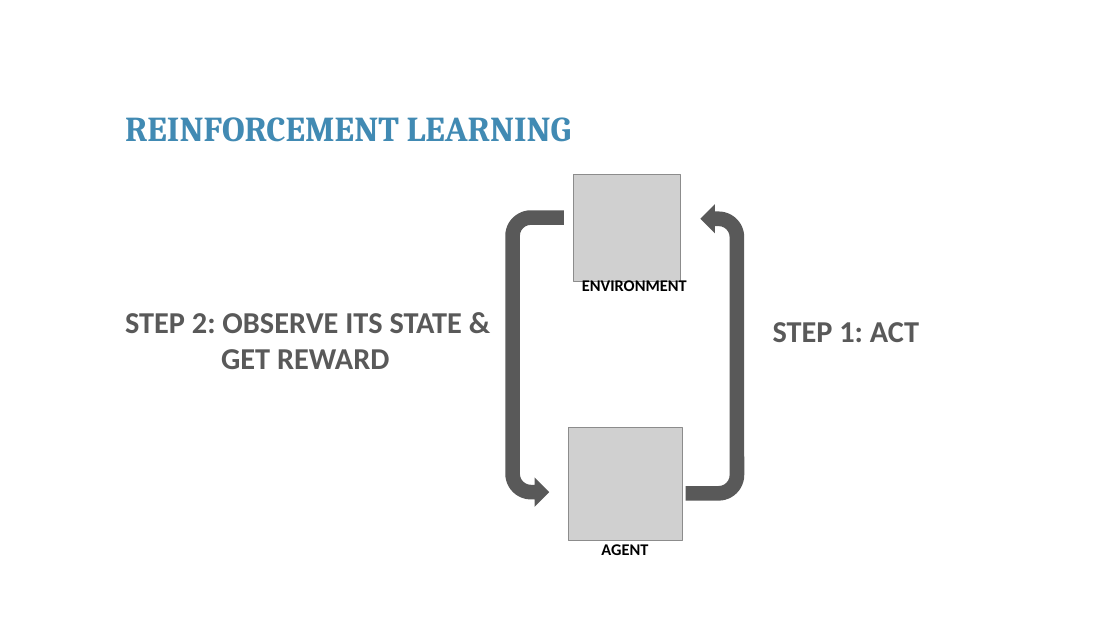
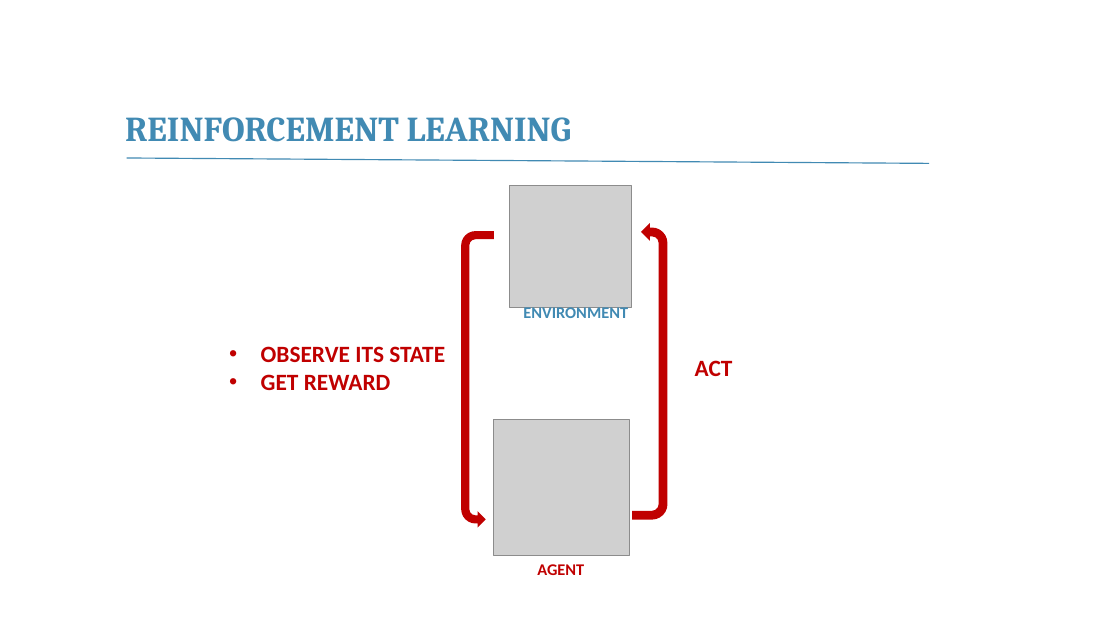
Before and after one commit to franckalbinet/itu-eaco-zanzibar-12-2018, a slide deck: slide 25 of presentations/session-4-intro-to-ai.pptx. Drawn at 1120x630 pixels with LibreOffice and Linux fonts; fonts in the diff are those of the drawing; grey boxes stand for pictures; background and template pictures are left out. Boxes give left, top, right and bottom in pixels: in the first picture for what was removed or moved away, otherwise in the second. Text is boxed around its words. In the diff, an @@ line names an element or a change of style, - is before the commit and + after.

```diff
--- a/presentations/session-4-intro-to-ai.pptx
+++ b/presentations/session-4-intro-to-ai.pptx
@@ line added from (127, 158) to (929, 163), #418AB3 1 pt @@
@@ picture resized from (x1=574, y1=175, x2=681, y2=281) to (x1=509, y1=186, x2=631, y2=308) @@
@@ uturn arrow resized from (x1=505, y1=210, x2=564, y2=507) to (x1=461, y1=231, x2=494, y2=528) @@
@@ uturn arrow at (x1=461, y1=231, x2=494, y2=528): fill #595959 to #C00000 @@
@@ uturn arrow at (x1=632, y1=223, x2=668, y2=520): fill #595959 to #C00000 @@
@@ uturn arrow resized from (x1=686, y1=205, x2=745, y2=501) to (x1=632, y1=223, x2=668, y2=520) @@
@@ text "ENVIRONMENT" moved from (x1=582, y1=278, x2=687, y2=296) to (x1=523, y1=305, x2=628, y2=318) @@
@@ text "ENVIRONMENT" at (x1=523, y1=305, x2=628, y2=318): text colour #000000 to #418AB3 @@
@@ text "OBSERVE ITS STATE" moved from (x1=125, y1=313, x2=462, y2=369) to (x1=261, y1=346, x2=445, y2=390) @@
@@ text at (x1=261, y1=346, x2=445, y2=362): text changed; size 26 to 20 pt; text colour #595959 to #C00000 @@
-STEP 2: OBSERVE ITS STATE &
+• OBSERVE ITS STATE
@@ text at (x1=261, y1=374, x2=391, y2=390): size 26 to 20 pt, text colour #595959 to #C00000 in "GET REWARD"; bullet none to • @@
@@ text at (x1=695, y1=360, x2=733, y2=376): text changed; size 26 to 20 pt; text colour #595959 to #C00000 @@
-STEP 1: ACT
+ACT
@@ picture resized from (x1=569, y1=428, x2=682, y2=541) to (x1=494, y1=420, x2=630, y2=556) @@
@@ text "AGENT" moved from (x1=601, y1=544, x2=648, y2=555) to (x1=537, y1=564, x2=584, y2=575) @@
@@ text "AGENT" at (x1=537, y1=564, x2=584, y2=575): text colour #000000 to #C00000 @@
```
Also in this commit, not shown: 26 other slides changed, 8 slides added, 2 slides removed, 2 other files.
